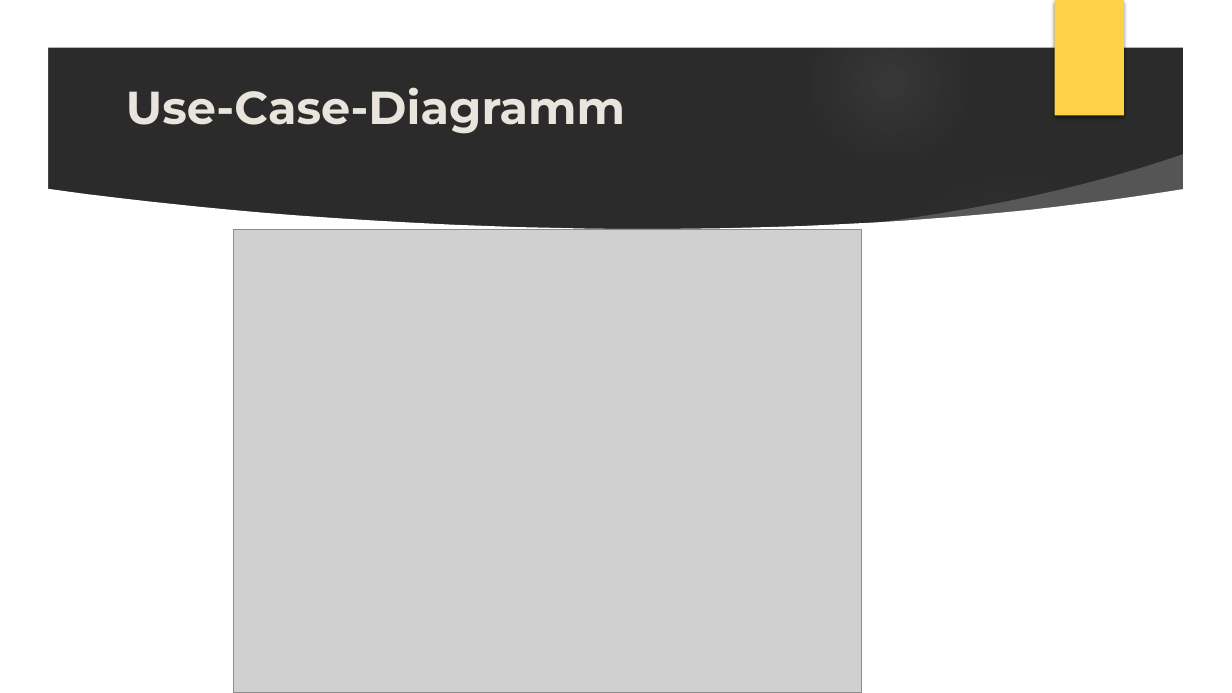
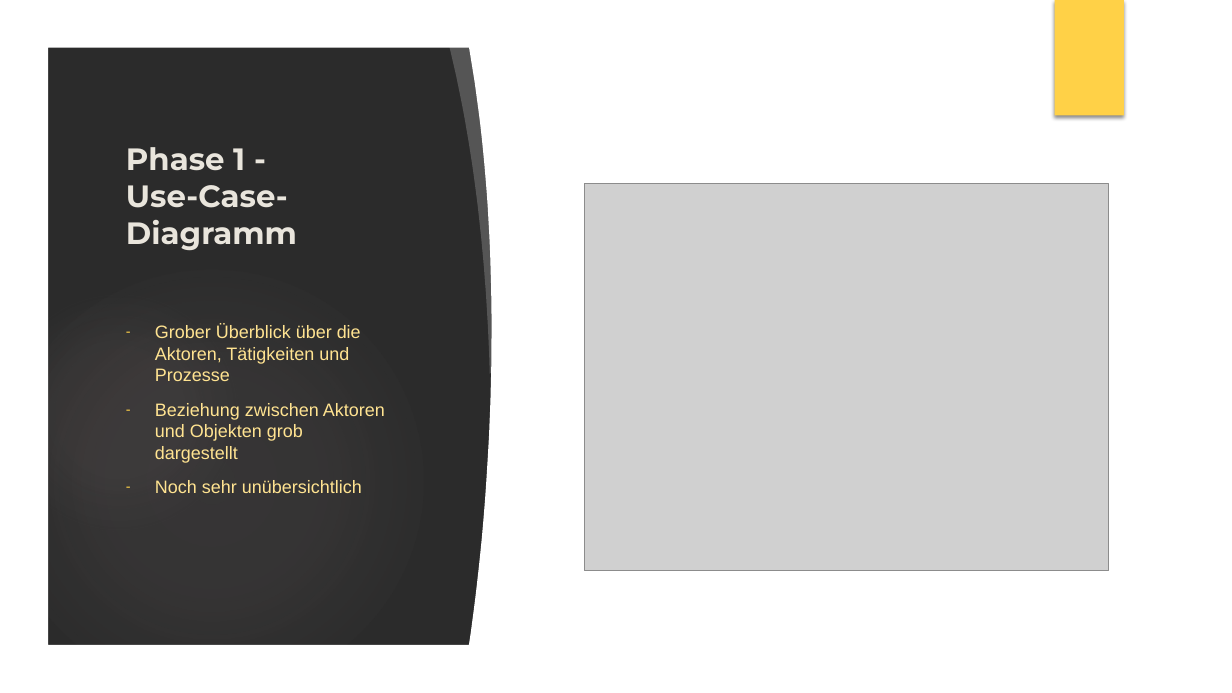
Before and after one commit to OnlyFenriz/LF8Projekt, a slide deck: slide 2 of DatenbankAG.pptx. Drawn at 1232x693 pixels with LibreOffice and Linux fonts; fonts in the diff are those of the drawing; grey boxes stand for pictures; background and template pictures are left out; a plain dark background stands for a picture behind light text. Boxes give left, top, right and bottom in pixels: in the first picture for what was removed or moved away, otherwise in the second. Text is boxed around its words. In the diff, an @@ line names an element or a change of style, - is before the commit and + after.

```diff
--- a/DatenbankAG.pptx
+++ b/DatenbankAG.pptx
@@ freeform shape added at [448, 39, 519, 375], fill #FFFFFF at 20% opacity @@
@@ freeform shape added at [468, 40, 595, 652], fill #FFFFFF @@
@@ rectangle added at [578, 41, 1189, 653], fill #FFFFFF @@
@@ title "Phase 1 - Use-Case-Diagramm" at [126, 147, 297, 251]: vertical alignment middle to bottom @@
@@ title at [126, 147, 297, 251]: text changed; size 36 to 24 pt @@
-Use-Case-Diagramm
+Phase 1 -
+Use-Case-Diagramm
@@ freeform shape removed at [857, 154, 1194, 255] @@
@@ ellipse removed at [870, 169, 1154, 454] @@
@@ freeform shape removed at [46, 189, 1186, 647] @@
@@ picture: place and size @@
-picture at [234, 230, 861, 693]
+picture at [584, 184, 1109, 571]
@@ text added at [155, 325, 385, 493], 14 pt, text #FFE391 @@
+– Grober Überblick über die Aktoren, Tätigkeiten und Prozesse
+– Beziehung zwischen Aktoren und Objekten grob dargestellt
+– Noch sehr unübersichtlich
```
Also in this commit, not shown: 5 other slides changed, 15 slides added.
